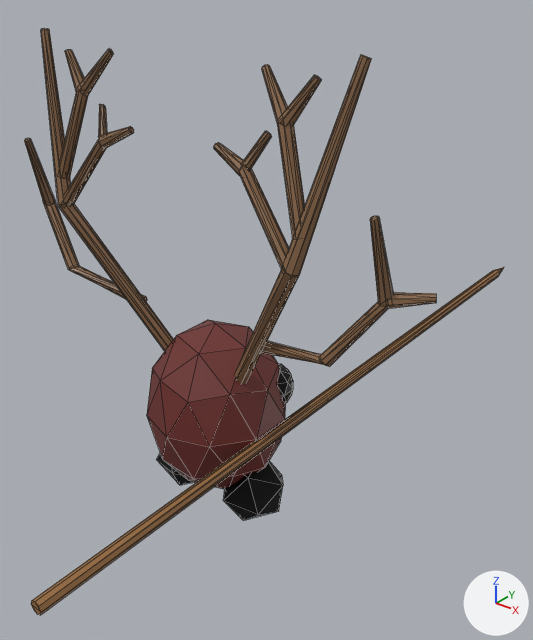
One commit to the glTF model public/models/azuki_king.glb: the scene before it, then after it.
Camera for both pictures: a 50 mm camera at (6.06, -6.49, 7.04) aimed at (-0.2, 1.34, 2.19). Lighting does not change. The marker at lower right points along +X, +Y and +Z. Mesh edges are drawn as thin lines. Vertices at the same position are counted once.

The first picture shows 'Body', 'Leg.R', 'Spear'.
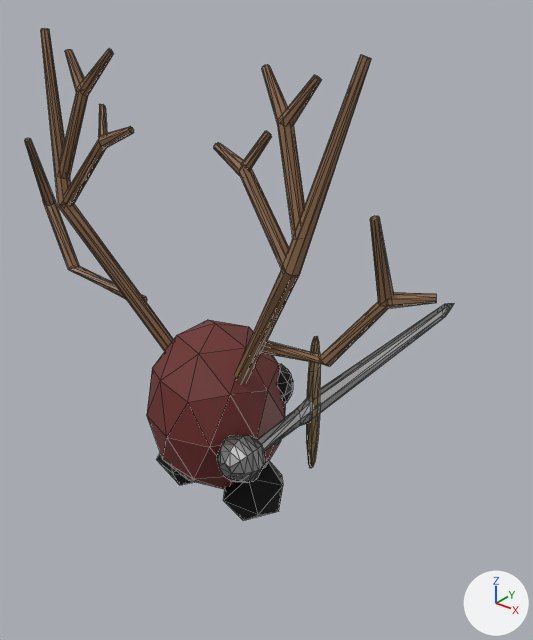
What changed in the scene script:
```text
Add mat_gold:
    mat_gold = principled_material('Gold')
    mat_gold.base_color = (0.402, 0.273, 0.137)  # brown #aa8f67
    mat_gold.metallic = 1.0
Add mat_silver:
    mat_silver = principled_material('Silver')
    mat_silver.base_color = (0.334, 0.334, 0.334)  # grey #9c9c9c
    mat_silver.metallic = 1.0
Change me_circle_001:
    used by ob_spear; location = (0.0, 0.0, 0.0)
    remove me_circle_001.from_pydata(...)  # 24 vertices, 44 faces; spans x 0.87..1.04, y -3.74..7.82, z 1.22..1.39
    remove me_circle_001.materials.append(mat_brown_001)  # brown #9c6f41
    add me_circle_001.from_pydata(...)  # 168 vertices, 324 faces; spans x 0.63..1.28, y -0.93..5.49, z 0.23..2.41
    me_circle_001 part 1: the whole mesh is rebuilt
    me_circle_001 part 2
    160 vertices are added at x 0.63..1.28, y -0.93..5.49, z 0.23..2.41
    8 new vertices lie (0.0, 0.1, 0.0) away from vertices in x 0.63..1.28, y -0.67, z 0.99..1.62
    204 new faces join them, mat_silver (grey #9c9c9c)
    120 new faces join them, mat_gold (brown #aa8f67)
    add me_circle_001.materials.append(mat_silver)  # grey #9c9c9c
    add me_circle_001.materials.append(mat_gold)  # brown #aa8f67
```

Where the change shows, as pixel boxes (x1, y1, x2, y2) in the pictures (533 x 640 px):
'Spear', reshaped (50% narrower, 48% shorter): before (31, 267, 504, 615); after (217, 303, 454, 483)
part 1 of me_circle_001, deleted (brown): before (31, 267, 504, 615)
part 2 of me_circle_001, added: after (217, 303, 454, 483)
